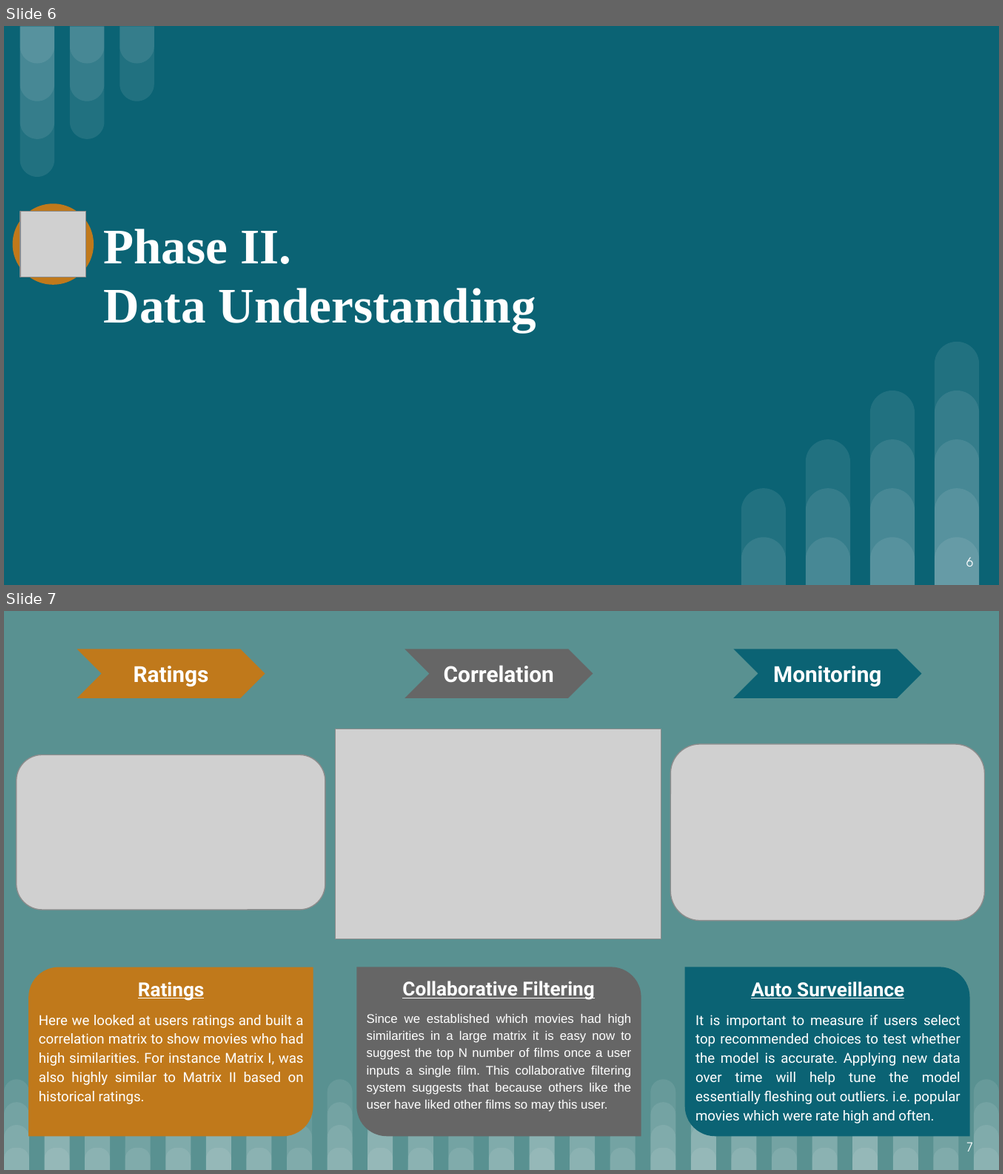
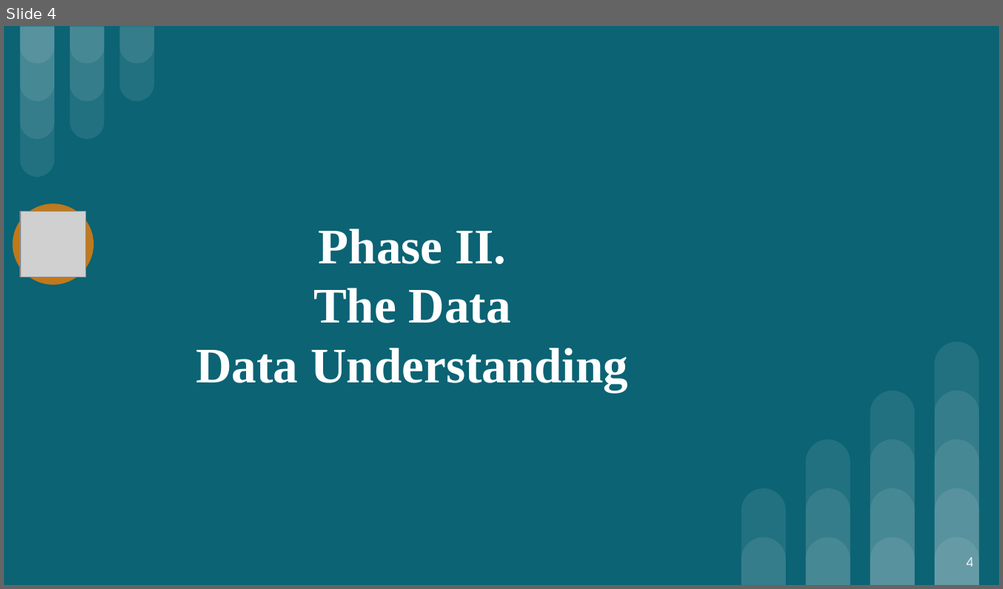
Before and after one commit to dkm2bd/UVA_DSI_CS5010_capstone1, a slide deck: UVA.Capstone1_webscrapper_final_report.pptx. Shown one above the other, each under a label of ours: slides 6 and 7 before the commit, slide 4 after it. The pictures are 1003x1174 and 1003x589 pixels, drawn with LibreOffice and Linux fonts; fonts in the diff are those of the drawing; grey boxes stand for pictures. Boxes give left, top, right and bottom in pixels: in the first picture for what was removed or moved away, otherwise in the second. Text is boxed around its words. In the diff, an @@ line names an element or a change of style, - is before the commit and + after.

```diff
--- a/UVA.Capstone1_webscrapper_final_report.pptx
+++ b/UVA.Capstone1_webscrapper_final_report.pptx
@@ slide 7 removed at [4,611,999,1170], background #599191 @@
@@ chevron removed at [77,649,264,698] @@
-Ratings
@@ chevron removed at [405,649,593,698] @@
-Correlation
@@ chevron removed at [733,649,921,698] @@
-Monitoring
@@ picture removed at [336,729,660,940] @@
@@ picture removed at [16,755,324,911] @@
@@ picture removed at [670,744,984,921] @@
@@ round diag rect removed at [29,967,313,1136] @@
@@ text removed at [138,982,204,1001] @@
-Ratings
@@ round diag rect removed at [356,967,640,1136] @@
@@ text removed at [402,981,594,1000] @@
-Collaborative Filtering
@@ round diag rect removed at [684,967,969,1136] @@
@@ text removed at [751,982,904,999] @@
-Auto Surveillance
@@ text removed at [39,1015,304,1105] @@
-Here we looked at users ratings and built a correlation matrix to show movies who had high similarities. For instance Matrix I, was also highly similar to Matrix II based on historical ratings.
@@ text removed at [367,1014,632,1112] @@
-Since we established which movies had high similarities in a large matrix it is easy now to suggest the top N number of films once a user inputs a single film. This collaborative filtering system suggests that because others like the user have liked other films so may this user.
@@ text removed at [695,1015,960,1124] @@
-It is important to measure if users select top recommended choices to test whether the model is accurate. Applying new data over time will help tune the model essentially fleshing out outliers. i.e. popular movies which were rate high and often.
@@ page number removed at [966,1142,973,1152] @@
-7
@@ group removed at [4,1056,999,1170]: 100 round same rects @@
@@ what was slide 6 is now slide 4 @@
@@ slide 4 changed as well @@
@@ title at [318,229,506,264]: alignment left to centre @@
@@ title at [196,288,628,392]: text changed @@
-Data Understanding
+The Data
+Data Understanding
@@ page number at [966,557,973,567]: text changed @@
-6
+4
```
Also in this commit, not shown: 7 other slides changed, 8 other slides removed.
